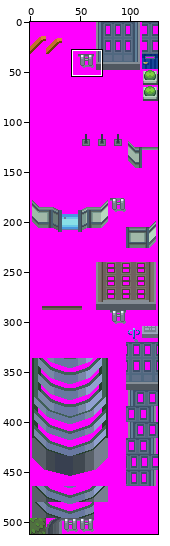
Sprite sheet, stored at tiles/jubilife/middle.png. The picture above shows the old version from afar; the outline marks the close-up.
Close-up. The starting point:
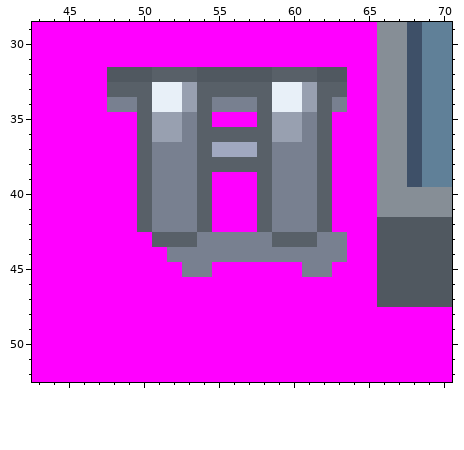
The file is 128x512 pixels. Colours within 5 levels of each other are drawn and written as one. Shown: x 43..70, y 29..52.
And afterwards:
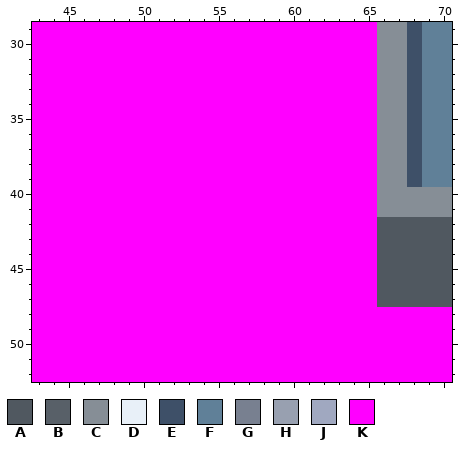
Palette (. is transparent): A #505860  B #586068  C #868e96  D #e8f0f8  E #3e5068  F #608098  G #788090  H #98a0b0  J #a0a8c0  K #ff00ff
Difference:
The edit turns colour A into colour K in row 32 at x 48 to 50, 54 to 58 and 62 to 63.
The edit turns colour B into colour K in row 32 at x 51 to 53 and 59 to 61; in row 33 at x 48 to 50, 54 to 58 and 62 to 63; in rows 34 to 35 at x 50, 54, 58 and 62; in row 36 at x 50, 54 to 58 and 62; in row 37 at x 50, 54, 58 and 62; in row 38 at x 50, 54 to 58 and 62.
The edit turns colour B into colour K in rows 39 to 42 at x 50, 54, 58 and 62; in row 43 at x 51 to 53 and 59 to 61.
The edit turns colour D into colour K in rows 33 to 34 at x 51 to 52 and 59 to 60.
The edit turns colour G into colour K in row 34 at x 48 to 49, 55 to 57 and 63; in rows 35 to 36 at x 53 and 61; in rows 37 to 42 at x 51 to 53 and 59 to 61; in row 43 at x 54 to 58 and 62 to 63; in row 44 at x 52 to 63; in row 45 at x 53 to 54 and 61 to 62.
The edit turns colour H into colour K in rows 33 to 34 at x 53 and 61; in rows 35 to 36 at x 51 to 52 and 59 to 60.
The edit turns colour J into colour K in row 37 at x 55 to 57.
Where, in picture pixels (left, top, right, bottom), the same in both close-ups:
changed: (107, 67, 347, 277)
